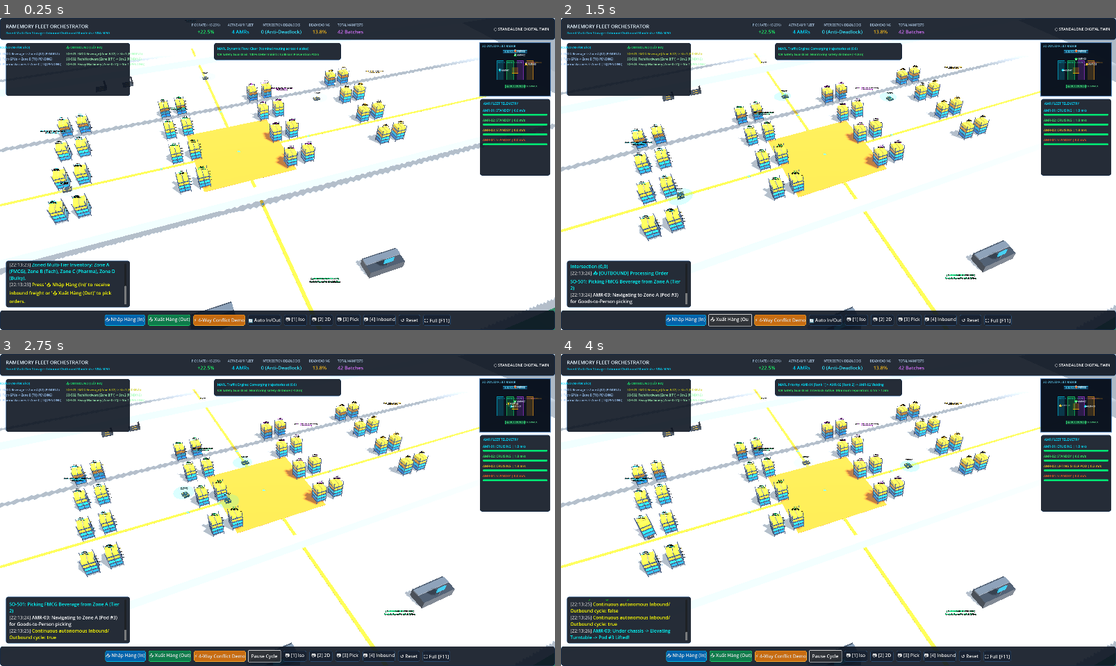
Above: before the commit, frames 1-4 (two rows, left to right).
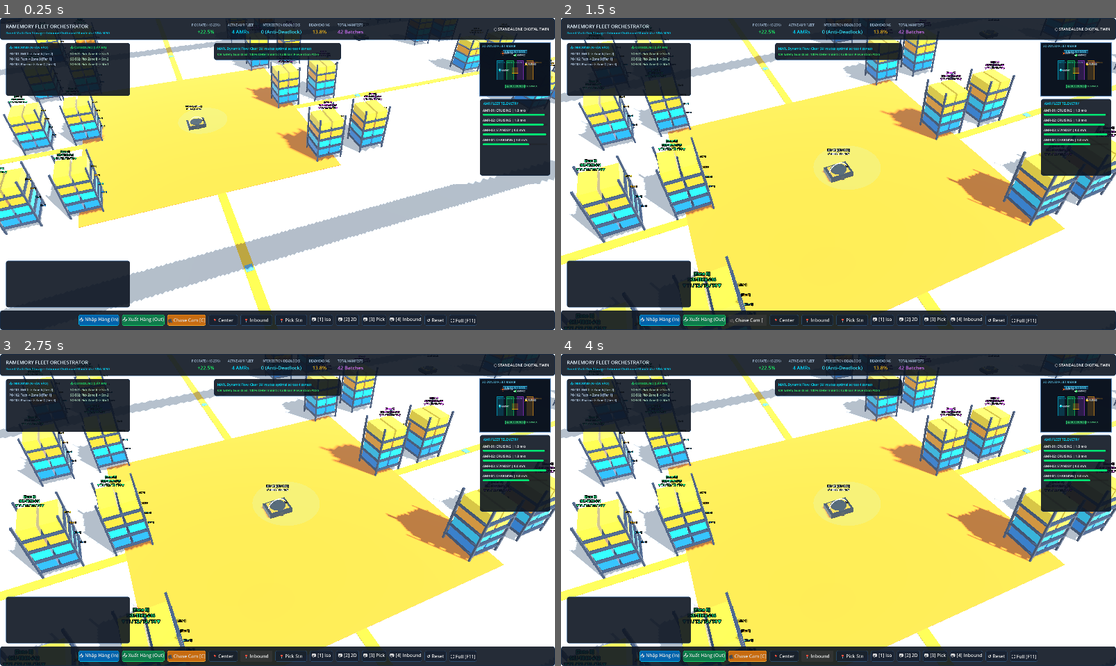
Above: after the commit, the same moments.

Repository: QuangManhAI/RL_port_scheduling_container
Game: Godot game, scene res://scenes/main.tscn
Same seed, same stepped clock (60 frames per second), same inputs: the game is played once before the commit and once after it.
Inputs (mouse positions are in pixels of both pictures, inside the frame that each line leads up to):
- Up to frame 1 (0.25 s): no input
- Up to frame 2 (1.5 s): click (777, 320) at 0.5 s, where only the run before the commit has a clickable "⚡ 4-Way Conflict Demo"; click (749, 320) at 1.25 s, where only the run after the commit has a clickable "🎥 Chase Cam [C]"
- Up to frame 3 (2.75 s): click (266, 656) at 2 s, where only the run before the commit has a clickable "🔄 Auto In/Out"
- Up to frame 4 (4 s): click (827, 656) at 2.75 s, where only the run before the commit has a clickable "Pause Cycle"; click (827, 656) at 3.5 s, where only the run before the commit has a clickable "Auto In/Out"

The runs differ from the first frame. In frame 1, 34% of the frame differs, in the area x 0-100%, y 0-100%; in frame 2, 52%; in frame 3, 52%; in frame 4, 52%.
Error after the commit: Parse Error: Identifier "btn_auto" not declared in the current scope. (res://scripts/ui/hud.gd:204)

Commit message:
feat(godot): add developer manual driving bot and chase camera mode
Configure AMR-01 as dedicated DEV-01 manual pilot bot with differential drive keyboard controls (WASD / Arrows to steer and accelerate, Space to brake). Add smooth 3rd-person chase camera tracking DEV-01 with C hotkey. Replace automatic mock agent timers with developer environment navigation and landmark teleport controls.

Companion-Doc: docs/phases/04_WAREHOUSE_SIMULATION_ENVIRONMENT.md

Diff:
--- a/godot/scenes/ui/hud.tscn
+++ b/godot/scenes/ui/hud.tscn
@@ -510,17 +510,33 @@
 theme_override_styles/normal = SubResource("StyleBoxFlat_btn_outbound")
 text = "📤 Xuất Hàng (Out)"
 
-[node name="BtnConflict" type="Button" parent="BottomBar/Controls"]
-custom_minimum_size = Vector2(160, 36)
-layout_mode = 2
+[node name="BtnDevCam" type="Button" parent="BottomBar/Controls"]
+custom_minimum_size = Vector2(130, 36)
+layout_mode = 2
+focus_mode = 0
 theme_override_styles/normal = SubResource("StyleBoxFlat_btn_accent")
-text = "⚡ 4-Way Conflict Demo"
-
-[node name="BtnAuto" type="Button" parent="BottomBar/Controls"]
+text = "🎥 Chase Cam [C]"
+
+[node name="BtnSpawnCenter" type="Button" parent="BottomBar/Controls"]
+custom_minimum_size = Vector2(100, 36)
+layout_mode = 2
+focus_mode = 0
+theme_override_styles/normal = SubResource("StyleBoxFlat_card")
+text = "📍 Center"
+
+[node name="BtnSpawnDock" type="Button" parent="BottomBar/Controls"]
 custom_minimum_size = Vector2(110, 36)
 layout_mode = 2
-theme_override_styles/normal = SubResource("StyleBoxFlat_card")
-text = "🔄 Auto In/Out"
+focus_mode = 0
+theme_override_styles/normal = SubResource("StyleBoxFlat_card")
+text = "📍 Inbound"
+
+[node name="BtnSpawnPick" type="Button" parent="BottomBar/Controls"]
+custom_minimum_size = Vector2(110, 36)
+layout_mode = 2
+focus_mode = 0
+theme_override_styles/normal = SubResource("StyleBoxFlat_card")
+text = "📍 Pick Stn"
 
 [node name="BtnCam1" type="Button" parent="BottomBar/Controls"]
 custom_minimum_size = Vector2(80, 36)
--- a/godot/scripts/entities/amr_robot.gd
+++ b/godot/scripts/entities/amr_robot.gd
@@ -23,6 +23,10 @@
 @export var max_speed: float = 6.5
 @export var battery_level: float = 100.0
 @export var current_task_str: String = "STANDBY"
+@export var is_manual_control: bool = false
+@export var linear_acceleration: float = 9.0
+@export var linear_deceleration: float = 14.0
+@export var turn_speed: float = 3.2
 
 @onready var turntable: Node3D = $Chassis/ElevatingTurntable
 @onready var led_ring: MeshInstance3D = $Chassis/LedRing
@@ -32,6 +36,7 @@
 var current_state: AmrState = AmrState.IDLE
 var carried_pod: ShelfPod = null
 var current_speed: float = 0.0
+var _manual_linear_vel: float = 0.0
 var _led_material: StandardMaterial3D
 var _laser_material: StandardMaterial3D
 
@@ -56,6 +61,60 @@
 	if laser_plane:
 		laser_plane.rotate_y(delta * 8.0)
 
+func _physics_process(delta: float) -> void:
+	if is_manual_control:
+		_process_manual_driving(delta)
+
+func _process_manual_driving(delta: float) -> void:
+	var move_input: float = 0.0
+	var turn_input: float = 0.0
+	var is_braking: bool = Input.is_key_pressed(KEY_SPACE)
+
+	# Forward / Reverse
+	if Input.is_key_pressed(KEY_W) or Input.is_key_pressed(KEY_UP):
+		move_input += 1.0
+	if Input.is_key_pressed(KEY_S) or Input.is_key_pressed(KEY_DOWN):
+		move_input -= 0.65
+
+	# Left / Right Rotation
+	if Input.is_key_pressed(KEY_A) or Input.is_key_pressed(KEY_LEFT):
+		turn_input += 1.0
+	if Input.is_key_pressed(KEY_D) or Input.is_key_pressed(KEY_RIGHT):
+		turn_input -= 1.0
+
+	# Apply rotation in place
+	if abs(turn_input) > 0.01:
+		rotate_y(turn_input * turn_speed * delta)
+
+	# Apply linear acceleration / deceleration
+	if is_braking:
+		_manual_linear_vel = move_toward(_manual_linear_vel, 0.0, linear_deceleration * 2.0 * delta)
+		set_amr_state(AmrState.BLOCKED_SAFETY)
+	elif abs(move_input) > 0.01:
+		var target_v: float = move_input * max_speed
+		_manual_linear_vel = move_toward(_manual_linear_vel, target_v, linear_acceleration * delta)
+		set_amr_state(AmrState.MOVING)
+	else:
+		_manual_linear_vel = move_toward(_manual_linear_vel, 0.0, linear_deceleration * delta)
+		if abs(_manual_linear_vel) < 0.05:
+			_manual_linear_vel = 0.0
+			set_amr_state(AmrState.IDLE)
+
+	# Forward translation (-transform.basis.z is forward in Godot 3D)
+	if abs(_manual_linear_vel) > 0.01:
+		var forward_vec: Vector3 = -global_transform.basis.z
+		global_position += forward_vec * _manual_linear_vel * delta
+
+	# Floor boundary safety clamp
+	global_position.x = clamp(global_position.x, -33.0, 33.0)
+	global_position.z = clamp(global_position.z, -35.0, 32.0)
+
+	current_speed = abs(_manual_linear_vel)
+	current_task_str = "MANUAL PILOT"
+
+	if label_status:
+		label_status.text = "%s [DEV BOT]\n⚡ %.0f%% | %.1f m/s" % [robot_id, battery_level, current_speed]
+
 func set_amr_state(new_state: AmrState) -> void:
 	current_state = new_state
 	var state_color: Color = COLOR_MOVING
--- a/godot/scripts/main.gd
+++ b/godot/scripts/main.gd
@@ -39,11 +39,11 @@
 	if hud:
 		hud.dispatch_inbound_requested.connect(_on_dispatch_inbound)
 		hud.dispatch_outbound_requested.connect(_on_dispatch_outbound)
-		hud.conflict_demo_requested.connect(_on_simulate_4way_conflict)
-		hud.auto_fleet_toggled.connect(_on_auto_fleet_toggled)
 		hud.reset_requested.connect(_on_reset_floor)
 		hud.camera_preset_requested.connect(_on_camera_preset_requested)
 		hud.fullscreen_toggled.connect(toggle_fullscreen)
+		hud.chase_cam_toggled.connect(_on_toggle_chase_cam)
+		hud.spawn_dev_bot_requested.connect(_on_spawn_dev_bot)
 
 	if sim_client:
 		sim_client.connected_to_server.connect(_on_server_connected)
@@ -53,22 +53,15 @@
 	_reset_fleet_positions()
 	_refresh_manifest_ui()
 
-	hud.log_event("[color=green]RAMemory Mission Control WES Digital Twin v2.2 Initialized.[/color]")
-	hud.log_event("[color=cyan]Zoned Multi-Tier Inventory: Zone A (FMCG), Zone B (Tech), Zone C (Pharma), Zone D (Bulky).[/color]")
-	hud.log_event("[color=yellow]Press '📥 Nhập Hàng (In)' to receive inbound freight or '📤 Xuất Hàng (Out)' to pick orders.[/color]")
+	if camera_rig and amr_1:
+		camera_rig.toggle_follow_target(amr_1)
+
+	hud.log_event("[color=green]🎮 ENVIRONMENT BUILDING SECTOR ACTIVE[/color]")
+	hud.log_event("[color=cyan]DEV MANUAL BOT [DEV-01] initialized at intersection (0,0). Drive freely to inspect warehouse floor![/color]")
+	hud.log_event("[color=yellow]Controls: W/S or UP/DOWN to Drive | A/D or LEFT/RIGHT to Steer | Space: Brake | C: Chase Cam | 1-4: Overhead Cameras[/color]")
 
 func _process(delta: float) -> void:
 	_update_fleet_telemetry_and_radar()
-
-	if _is_auto_running:
-		_auto_timer += delta
-		if _auto_timer >= 6.5:
-			_auto_timer = 0.0
-			if _auto_turn % 2 == 0:
-				_on_dispatch_inbound()
-			else:
-				_on_dispatch_outbound()
-			_auto_turn += 1
 
 func _update_fleet_telemetry_and_radar() -> void:
 	var fleet: Array[AmrRobot] = [amr_1, amr_2, amr_3, amr_4]
@@ -103,6 +96,12 @@
 				colors[i]
 			)
 
+	if hud and amr_1:
+		hud.update_ai_inspector(
+			"🎮 [DEV-01] PILOT: Pos (X: %.1f, Z: %.1f) | Spd: %.1f m/s | Hdg: %.0f°" % [amr_1.global_position.x, amr_1.global_position.z, amr_1.current_speed, rad_to_deg(amr_1.rotation.y)],
+			"WASD / Arrows: Drive | Space: Brake | C: Chase Cam | 1-4: Overhead Views"
+		)
+
 func _refresh_manifest_ui() -> void:
 	if not hud:
 		return
@@ -117,15 +116,17 @@
 		hud.update_manifest_outbound(i + 1, "%s: %s [%s:T%d] -> Stn %d (%s)" % [ord["id"], ord["sku"], ord["zone"], ord["tier"], ord["station"], ord["state"]], col)
 
 func _reset_fleet_positions() -> void:
-	amr_1.global_position = Vector3(-25.0, 0.0, 0.0)
+	amr_1.robot_id = "DEV-01"
+	amr_1.is_manual_control = true
+	amr_1.global_position = Vector3(0.0, 0.0, 0.0)
 	amr_1.rotation = Vector3.ZERO
 	amr_1.set_amr_state(AmrRobot.AmrState.IDLE)
 
-	amr_2.global_position = Vector3(0.0, 0.0, -25.0)
+	amr_2.global_position = Vector3(18.0, 0.0, -10.0)
 	amr_2.rotation = Vector3.ZERO
 	amr_2.set_amr_state(AmrRobot.AmrState.IDLE)
 
-	amr_3.global_position = Vector3(18.0, 0.0, -10.0)
+	amr_3.global_position = Vector3(-18.0, 0.0, 10.0)
 	amr_3.rotation = Vector3.ZERO
 	amr_3.set_amr_state(AmrRobot.AmrState.IDLE)
 
@@ -135,9 +136,32 @@
 
 	if hud:
 		hud.update_ai_inspector(
-			"MARL Dynamic Flow: Clear (Nominal routing across 4 aisles)",
-			"OR Safety Guardrail: 100% Deterministic Collision Prevention PASS"
-		)
+			"🎮 [DEV-01] PILOT: Ready at Center (0,0)",
+			"WASD / Arrows: Drive | Space: Brake | C: Chase Cam"
+		)
+
+func _on_toggle_chase_cam() -> void:
+	if camera_rig and amr_1:
+		var is_chasing = camera_rig.toggle_follow_target(amr_1)
+		if hud:
+			hud.log_event("[color=cyan]🎥 Camera mode: %s[/color]" % ("CHASE FOLLOW [DEV-01]" if is_chasing else "FREE RTS OVERVIEW"))
+
+func _on_spawn_dev_bot(location: String) -> void:
+	if not amr_1:
+		return
+	match location:
+		"CENTER":
+			amr_1.global_position = Vector3(0.0, 0.0, 0.0)
+			amr_1.rotation = Vector3.ZERO
+			hud.log_event("[color=yellow]📍 DEV-01 spawned at Center 4-Way Intersection (0,0).[/color]")
+		"DOCK":
+			amr_1.global_position = Vector3(0.0, 0.0, -28.0)
+			amr_1.rotation = Vector3(0, deg_to_rad(180), 0)
+			hud.log_event("[color=yellow]📍 DEV-01 spawned at Inbound Receiving Dock (0, -28).[/color]")
+		"PICK":
+			amr_1.global_position = Vector3(0.0, 0.0, 24.0)
+			amr_1.rotation = Vector3.ZERO
+			hud.log_event("[color=yellow]📍 DEV-01 spawned at Outbound Pick Station (0, 24).[/color]")
 
 func _on_dispatch_inbound() -> void:
 	var order_idx: int = _cur_inbound_idx % inbound_orders.size()
--- a/godot/scripts/ui/camera_rig.gd
+++ b/godot/scripts/ui/camera_rig.gd
@@ -14,10 +14,25 @@
 
 var _is_orbiting: bool = false
 var _current_zoom: float = 45.0
+var follow_target: Node3D = null
+var is_following: bool = false
 
 func _ready() -> void:
 	_current_zoom = camera_3d.position.z
 	set_view_overview()
+
+func toggle_follow_target(target: Node3D = null) -> bool:
+	if target != null:
+		follow_target = target
+	if follow_target == null:
+		is_following = false
+		return false
+
+	is_following = not is_following
+	if is_following:
+		_current_zoom = 18.0
+		elevation_pivot.rotation.x = deg_to_rad(-32.0)
+	return is_following
 
 func _unhandled_input(event: InputEvent) -> void:
 	if event is InputEventMouseButton:
@@ -38,31 +53,40 @@
 			deg_to_rad(-10.0)
 		)
 
-	elif event is InputEventKey and event.pressed:
+	elif event is InputEventKey and event.pressed and not event.echo:
 		var key: InputEventKey = event as InputEventKey
-		if key.keycode == KEY_1:
+		if key.keycode == KEY_C:
+			toggle_follow_target()
+		elif key.keycode == KEY_1:
+			is_following = false
 			set_view_overview()
 		elif key.keycode == KEY_2:
+			is_following = false
 			set_view_topdown()
 		elif key.keycode == KEY_3:
+			is_following = false
 			set_view_pick_station()
 		elif key.keycode == KEY_4:
+			is_following = false
 			set_view_charging_dock()
 
 func _process(delta: float) -> void:
-	var move_dir: Vector3 = Vector3.ZERO
-	if Input.is_key_pressed(KEY_W) or Input.is_key_pressed(KEY_UP):
-		move_dir += -global_transform.basis.z
-	if Input.is_key_pressed(KEY_S) or Input.is_key_pressed(KEY_DOWN):
-		move_dir += global_transform.basis.z
-	if Input.is_key_pressed(KEY_A) or Input.is_key_pressed(KEY_LEFT):
-		move_dir += -global_transform.basis.x
-	if Input.is_key_pressed(KEY_D) or Input.is_key_pressed(KEY_RIGHT):
-		move_dir += global_transform.basis.x
+	if is_following and follow_target != null:
+		global_position = lerp(global_position, follow_target.global_position, delta * 10.0)
+	else:
+		var move_dir: Vector3 = Vector3.ZERO
+		if Input.is_key_pressed(KEY_W) or Input.is_key_pressed(KEY_UP):
+			move_dir += -global_transform.basis.z
+		if Input.is_key_pressed(KEY_S) or Input.is_key_pressed(KEY_DOWN):
+			move_dir += global_transform.basis.z
+		if Input.is_key_pressed(KEY_A) or Input.is_key_pressed(KEY_LEFT):
+			move_dir += -global_transform.basis.x
+		if Input.is_key_pressed(KEY_D) or Input.is_key_pressed(KEY_RIGHT):
+			move_dir += global_transform.basis.x
 
-	move_dir.y = 0.0
-	if move_dir.length_squared() > 0.01:
-		global_position += move_dir.normalized() * pan_speed * delta
+		move_dir.y = 0.0
+		if move_dir.length_squared() > 0.01:
+			global_position += move_dir.normalized() * pan_speed * delta
 
 	camera_3d.position.z = lerp(camera_3d.position.z, _current_zoom, delta * 10.0)
 
--- a/godot/scripts/ui/hud.gd
+++ b/godot/scripts/ui/hud.gd
@@ -11,6 +11,8 @@
 signal auto_fleet_toggled(enabled: bool)
 signal camera_preset_requested(preset_idx: int)
 signal fullscreen_toggled
+signal chase_cam_toggled
+signal spawn_dev_bot_requested(location: String)
 
 @onready var lbl_pick_rate: Label = $TopBar/KPIContainer/CardPickRate/ValPickRate
 @onready var lbl_active_fleet: Label = $TopBar/KPIContainer/CardFleet/ValFleet
@@ -47,8 +49,10 @@
 # Controls
 @onready var btn_inbound: Button = $BottomBar/Controls/BtnInbound
 @onready var btn_outbound: Button = $BottomBar/Controls/BtnOutbound
-@onready var btn_conflict: Button = $BottomBar/Controls/BtnConflict
-@onready var btn_auto: Button = $BottomBar/Controls/BtnAuto
+@onready var btn_dev_cam: Button = $BottomBar/Controls/BtnDevCam
+@onready var btn_spawn_center: Button = $BottomBar/Controls/BtnSpawnCenter
+@onready var btn_spawn_dock: Button = $BottomBar/Controls/BtnSpawnDock
+@onready var btn_spawn_pick: Button = $BottomBar/Controls/BtnSpawnPick
 @onready var btn_reset: Button = $BottomBar/Controls/BtnReset
 @onready var btn_fullscreen: Button = $BottomBar/Controls/BtnFullscreen
 @onready var btn_cam1: Button = $BottomBar/Controls/BtnCam1
@@ -66,10 +70,14 @@
 		btn_inbound.pressed.connect(func(): dispatch_inbound_requested.emit())
 	if btn_outbound:
 		btn_outbound.pressed.connect(func(): dispatch_outbound_requested.emit())
-	if btn_conflict:
-		btn_conflict.pressed.connect(func(): conflict_demo_requested.emit())
-	if btn_auto:
-		btn_auto.pressed.connect(_on_auto_pressed)
+	if btn_dev_cam:
+		btn_dev_cam.pressed.connect(func(): chase_cam_toggled.emit())
+	if btn_spawn_center:
+		btn_spawn_center.pressed.connect(func(): spawn_dev_bot_requested.emit("CENTER"))
+	if btn_spawn_dock:
+		btn_spawn_dock.pressed.connect(func(): spawn_dev_bot_requested.emit("DOCK"))
+	if btn_spawn_pick:
+		btn_spawn_pick.pressed.connect(func(): spawn_dev_bot_requested.emit("PICK"))
 	if btn_reset:
 		btn_reset.pressed.connect(func(): reset_requested.emit())
 	if btn_fullscreen:
